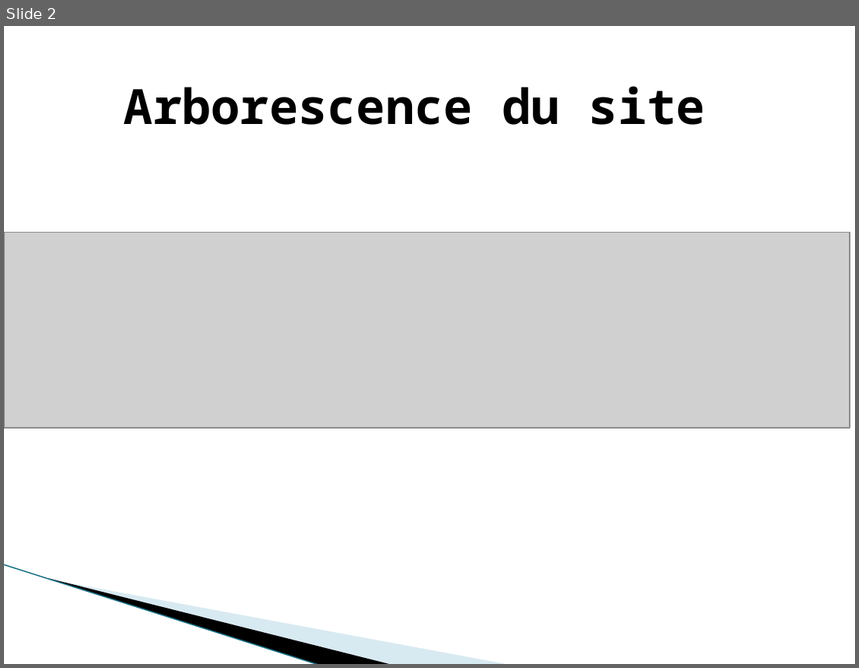
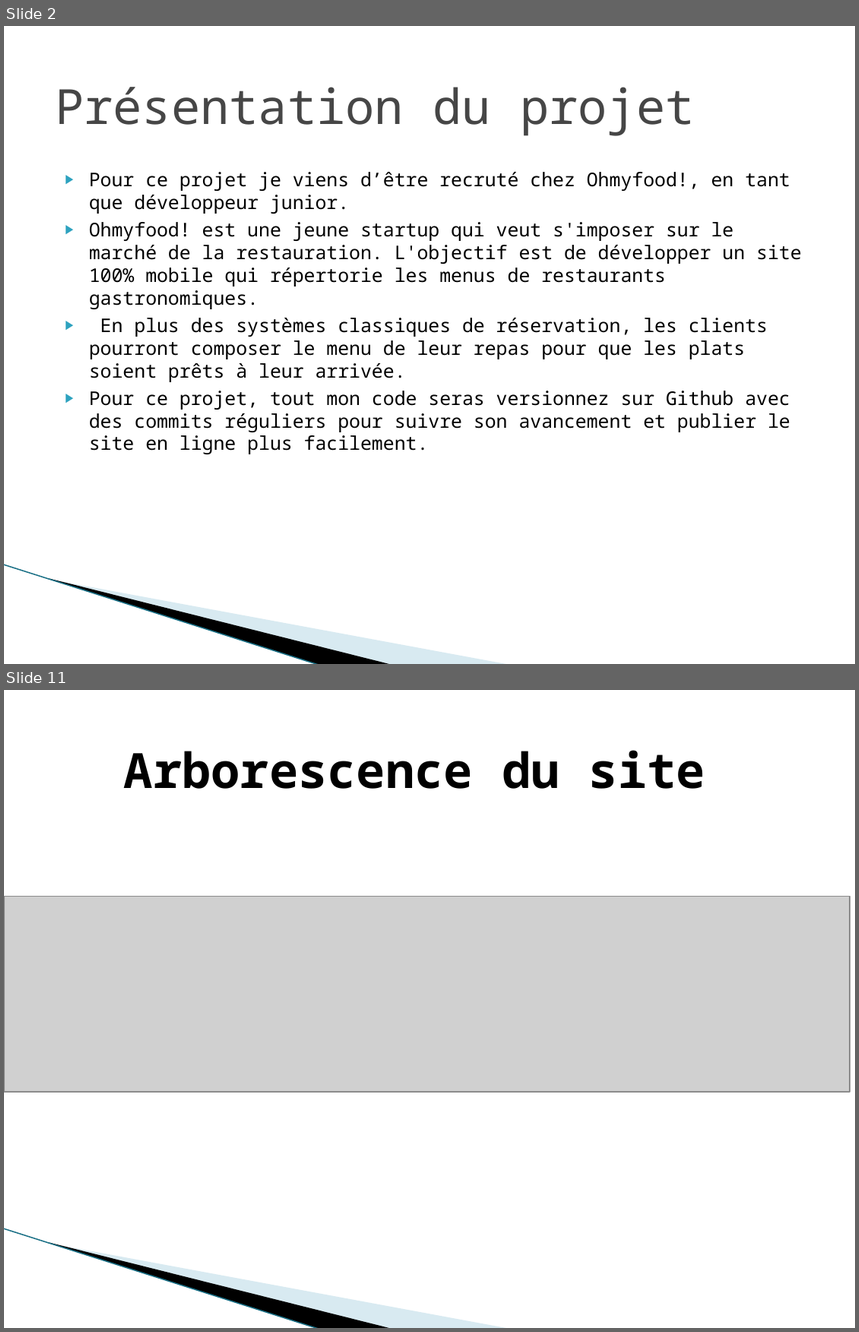
Before and after one commit to gwenaelgressier/GwenaelGressier_03_22022022, a slide deck: présentation du p3.pptx. Shown one above the other, each under a label of ours: slide 2 before the commit, slides 2 and 11 after it; the slides between them are not shown. The pictures are 859x668 and 859x1332 pixels, drawn with LibreOffice and Linux fonts; fonts in the diff are those of the drawing; grey boxes stand for pictures; background and template pictures are left out. Boxes give left, top, right and bottom in pixels: in the first picture for what was removed or moved away, otherwise in the second. Text is boxed around its words. In the diff, an @@ line names an element or a change of style, - is before the commit and + after.

```diff
--- a/présentation du p3.pptx
+++ b/présentation du p3.pptx
@@ slide 2 added at [4,26,855,664], background #FFFFFF; not listed: 3 template elements that a slide beside it also shows @@
@@ title added at [55,87,695,136], 41 pt, text #464646 @@
+Présentation du projet
@@ text added at [89,172,802,455], 16 pt, text #000000 @@
+▶ Pour ce projet je viens d’être recruté chez Ohmyfood!, en tant que développeur junior.
+▶ Ohmyfood! est une jeune startup qui veut s'imposer sur le marché de la restauration. L'objectif est de développer un site 100% mobile qui répertorie les menus de restaurants gastronomiques.
+▶ En plus des systèmes classiques de réservation, les clients pourront composer le menu de leur repas pour que les plats soient prêts à leur arrivée.
+▶ Pour ce projet, tout mon code seras versionnez sur Github avec des commits réguliers pour suivre son avancement et publier le site en ligne plus facilement.
@@ what was slide 2 is now slide 11 @@
```
Also in this commit, not shown: 1 slide changed, 9 other slides added, 5 other files.
